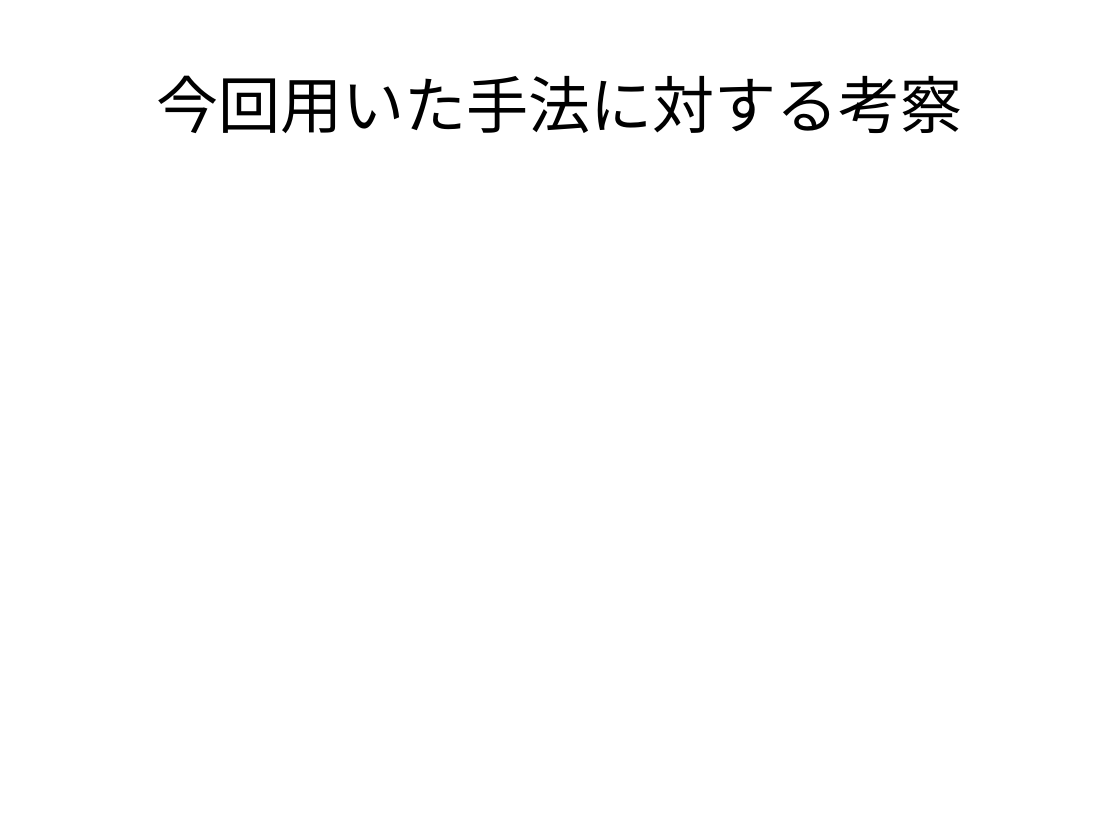
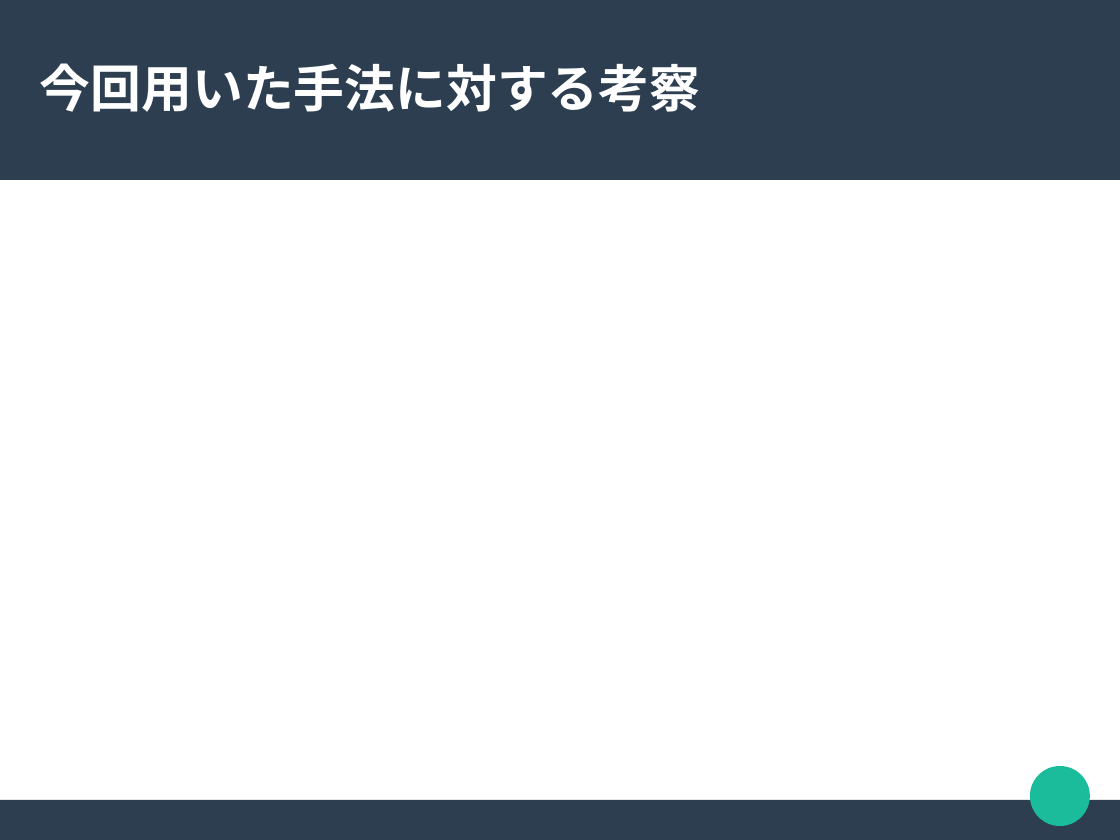
Before and after one commit to akawashiro/hml, a slide deck: slide 8 of hml.odp (slide 6 before the commit). Drawn at 1120x840 pixels with LibreOffice and Linux fonts; fonts in the diff are those of the drawing. Boxes give left, top, right and bottom in pixels: in the first picture for what was removed or moved away, otherwise in the second. Text is boxed around its words. In the diff, an @@ line names an element or a change of style, - is before the commit and + after.

```diff
--- a/hml.odp
+++ b/hml.odp
@@ rectangle added at [0,0,1120,180], fill #2C3E50 @@
@@ title "今回用いた手法に対する考察": place and size @@
-title "今回用いた手法に対する考察" at [156,75,963,133]
+title "今回用いた手法に対する考察" at [40,63,700,112]
@@ title "今回用いた手法に対する考察" at [40,63,700,112]: size 44 to 36 pt, font Arial to Lato, text colour #000000 to #FFFFFF, bold on; alignment centre to left @@
@@ ellipse added at [1031,766,1091,826], fill #1ABC9C @@
@@ rectangle added at [0,800,1120,839], fill #2C3E50 @@
```
Also in this commit, not shown: 7 other slides changed, 6 slides added, 4 slides removed.
